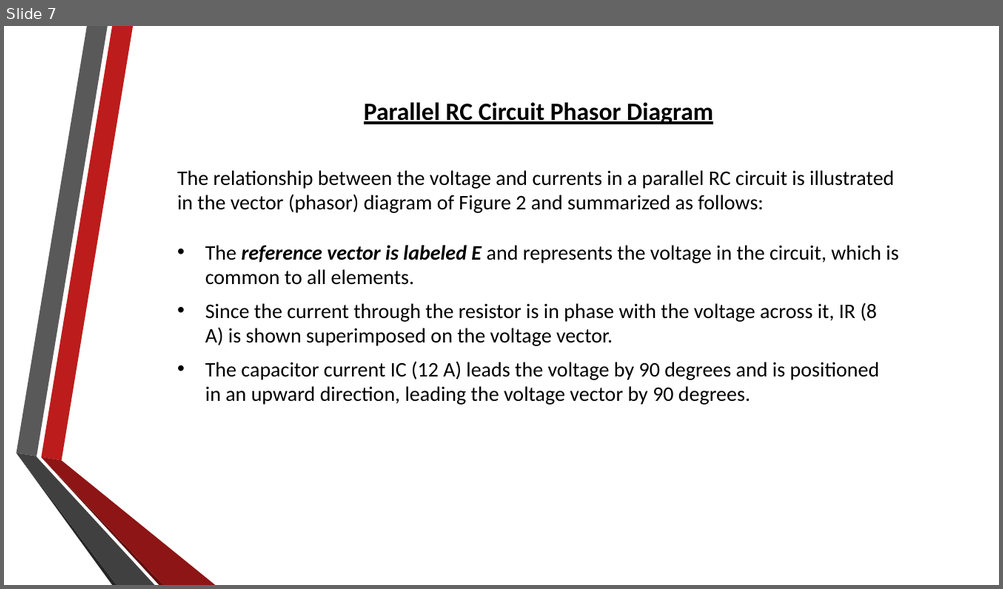
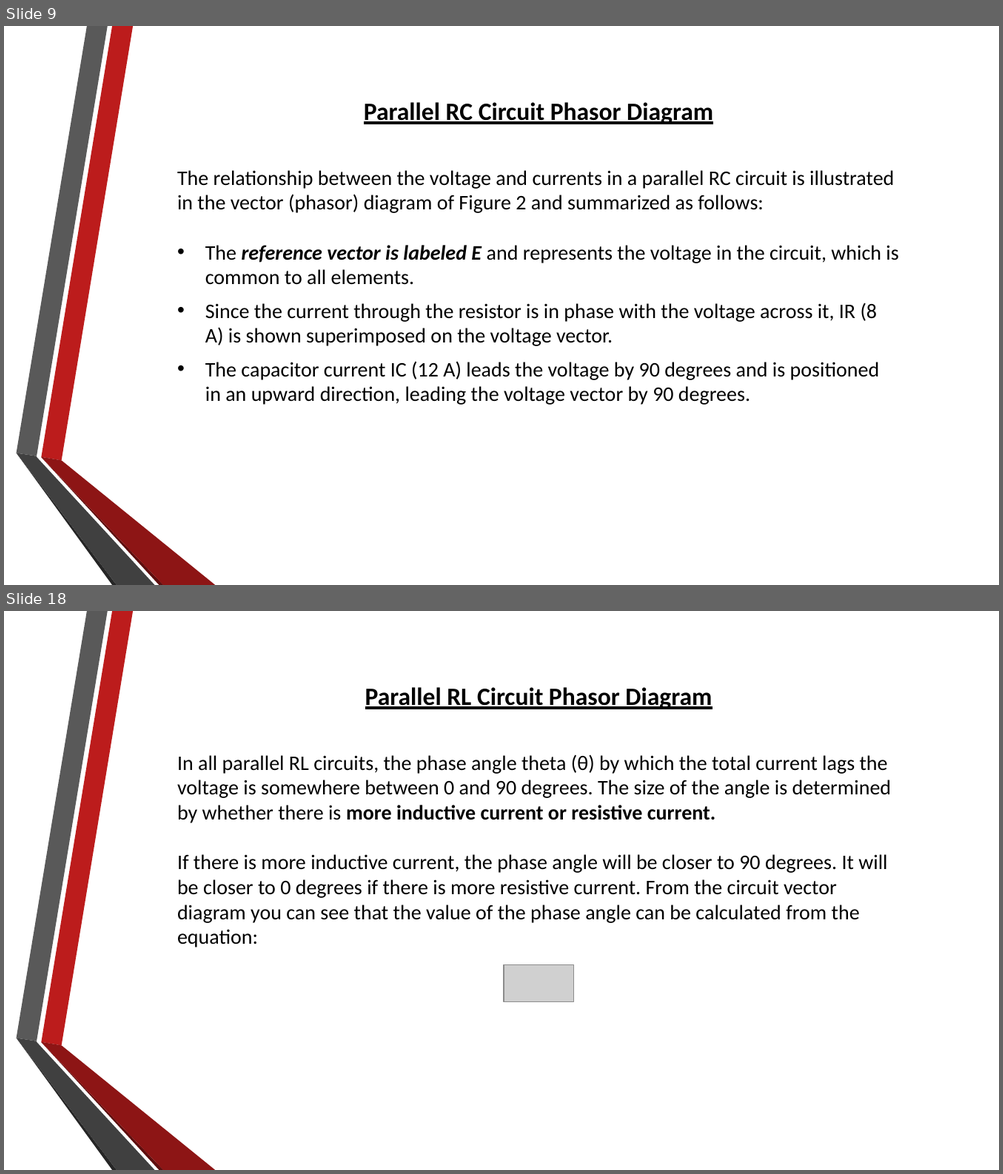
Before and after one commit to RahulAgrwal/Electrical-Virtual-lab, a slide deck: exp2/theoryimage/theory.pptx. Shown one above the other, each under a label of ours: slide 7 before the commit, slides 9 and 18 after it; the slides between them are not shown. The pictures are 1003x589 and 1003x1174 pixels, drawn with LibreOffice and Linux fonts; fonts in the diff are those of the drawing; grey boxes stand for pictures; background and template pictures are left out. Boxes give left, top, right and bottom in pixels: in the first picture for what was removed or moved away, otherwise in the second. Text is boxed around its words. In the diff, an @@ line names an element or a change of style, - is before the commit and + after.

```diff
--- a/exp2/theoryimage/theory.pptx
+++ b/exp2/theoryimage/theory.pptx
@@ slide 18 added at box(4, 611, 999, 1170), background picture (left out); not listed: 6 template elements that a slide beside it also shows @@
@@ text added at box(177, 687, 891, 948), 20 pt, text #000000 @@
+Parallel RL Circuit Phasor Diagram
+In all parallel RL circuits, the phase angle theta (θ) by which the total current lags the voltage is somewhere between 0 and 90 degrees. The size of the angle is determined by whether there is more inductive current or resistive current.
+If there is more inductive current, the phase angle will be closer to 90 degrees. It will be closer to 0 degrees if there is more resistive current. From the circuit vector diagram you can see that the value of the phase angle can be calculated from the equation:
@@ picture added at box(504, 965, 574, 1002) @@
@@ what was slide 7 is now slide 9 @@
```
Also in this commit, not shown: 2 slides changed, 10 other slides added, 8 slides removed, 37 other files.
